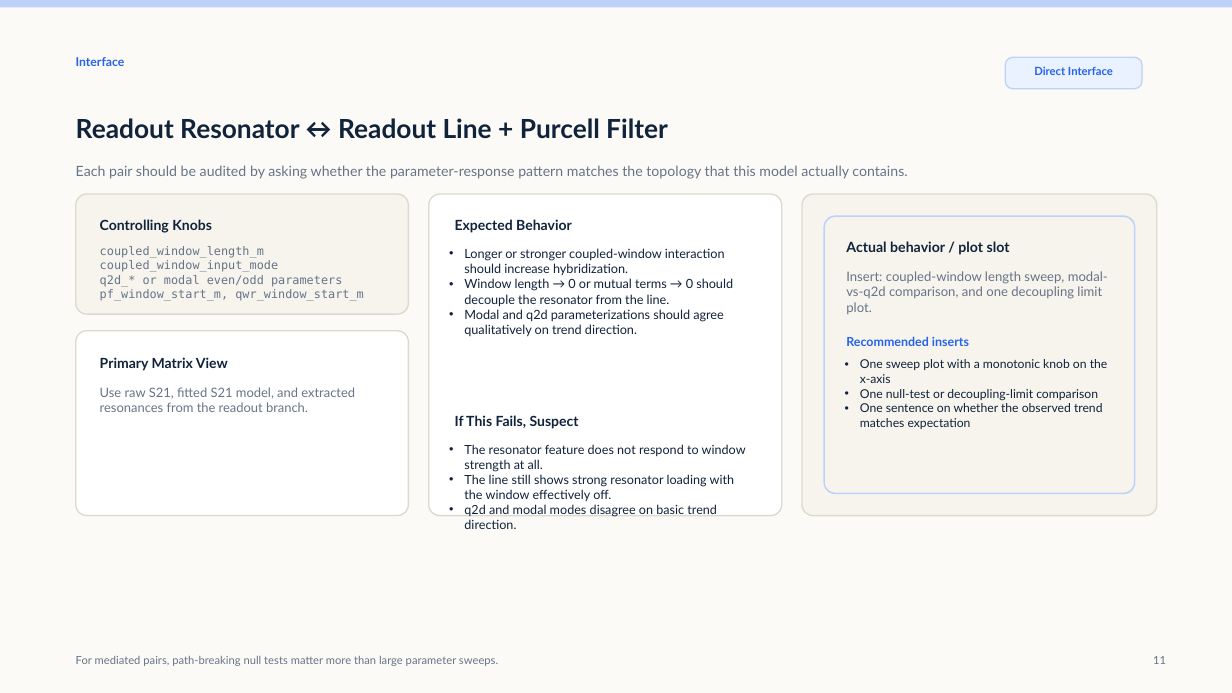
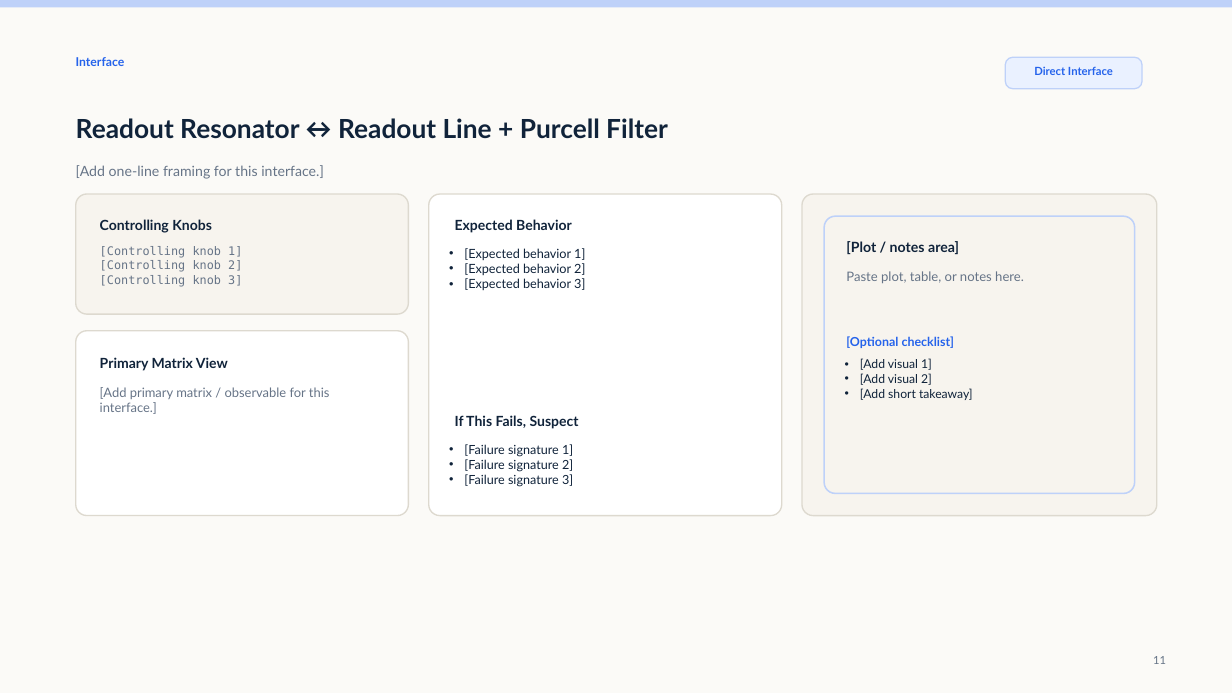
Before and after one commit to arfiligol/superconducting-circuits-research-workbench, a slide deck: slide 11 of sandbox/qubit_external_coupling_analysis/outputs/slides/parameter_response_vv/output/qeca_parameter_response_vv_report.pptx. Drawn at 1232x693 pixels with LibreOffice and Linux fonts; fonts in the diff are those of the drawing. Boxes give left, top, right and bottom in pixels: in the first picture for what was removed or moved away, otherwise in the second. Text is boxed around its words. In the diff, an @@ line names an element or a change of style, - is before the commit and + after.

```diff
--- a/sandbox/qubit_external_coupling_analysis/outputs/slides/parameter_response_vv/output/qeca_parameter_response_vv_report.pptx
+++ b/sandbox/qubit_external_coupling_analysis/outputs/slides/parameter_response_vv/output/qeca_parameter_response_vv_report.pptx
@@ text at (76,165,324,179): text changed @@
-Each pair should be audited by asking whether the parameter-response pattern matches the topology that this model actually contains.
+[Add one-line framing for this interface.]
@@ text at (100,246,242,287): text changed @@
-coupled_window_length_m
-coupled_window_input_mode
-q2d_* or modal even/odd parameters
-pf_window_start_m, qwr_window_start_m
+[Controlling knob 1]
+[Controlling knob 2]
+[Controlling knob 3]
@@ text at (464,248,585,290): text changed @@
-• Longer or stronger coupled-window interaction should increase hybridization.
-• Window length → 0 or mutual terms → 0 should decouple the resonator from the line.
-• Modal and q2d parameterizations should agree qualitatively on trend direction.
+• [Expected behavior 1]
+• [Expected behavior 2]
+• [Expected behavior 3]
@@ text at (846,241,959,254): text changed @@
-Actual behavior / plot slot
+[Plot / notes area]
@@ text at (846,271,1024,283): text changed @@
-Insert: coupled-window length sweep, modal-vs-q2d comparison, and one decoupling limit plot.
+Paste plot, table, or notes here.
@@ text at (846,336,955,348): text changed @@
-Recommended inserts
+[Optional checklist]
@@ text at (860,358,973,400): text changed @@
-• One sweep plot with a monotonic knob on the x-axis
-• One null-test or decoupling-limit comparison
-• One sentence on whether the observed trend matches expectation
+• [Add visual 1]
+• [Add visual 2]
+• [Add short takeaway]
@@ text at (100,387,330,414): text changed @@
-Use raw S21, fitted S21 model, and extracted resonances from the readout branch.
+[Add primary matrix / observable for this interface.]
@@ text at (464,444,573,487): text changed @@
-• The resonator feature does not respond to window strength at all.
-• The line still shows strong resonator loading with the window effectively off.
-• q2d and modal modes disagree on basic trend direction.
+• [Failure signature 1]
+• [Failure signature 2]
+• [Failure signature 3]
@@ text removed at (76,656,498,666) @@
-For mediated pairs, path-breaking null tests matter more than large parameter sweeps.
```
Also in this commit, not shown: 10 other slides changed, 4 slides added, 4 slides removed, 2 other files.
